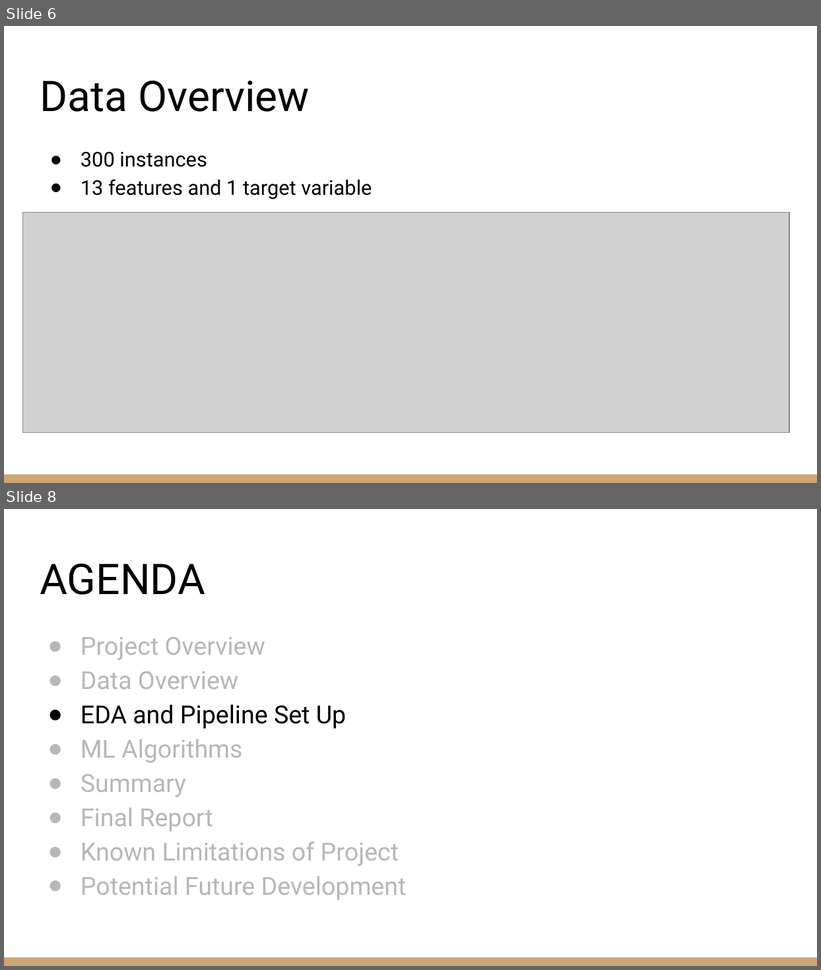
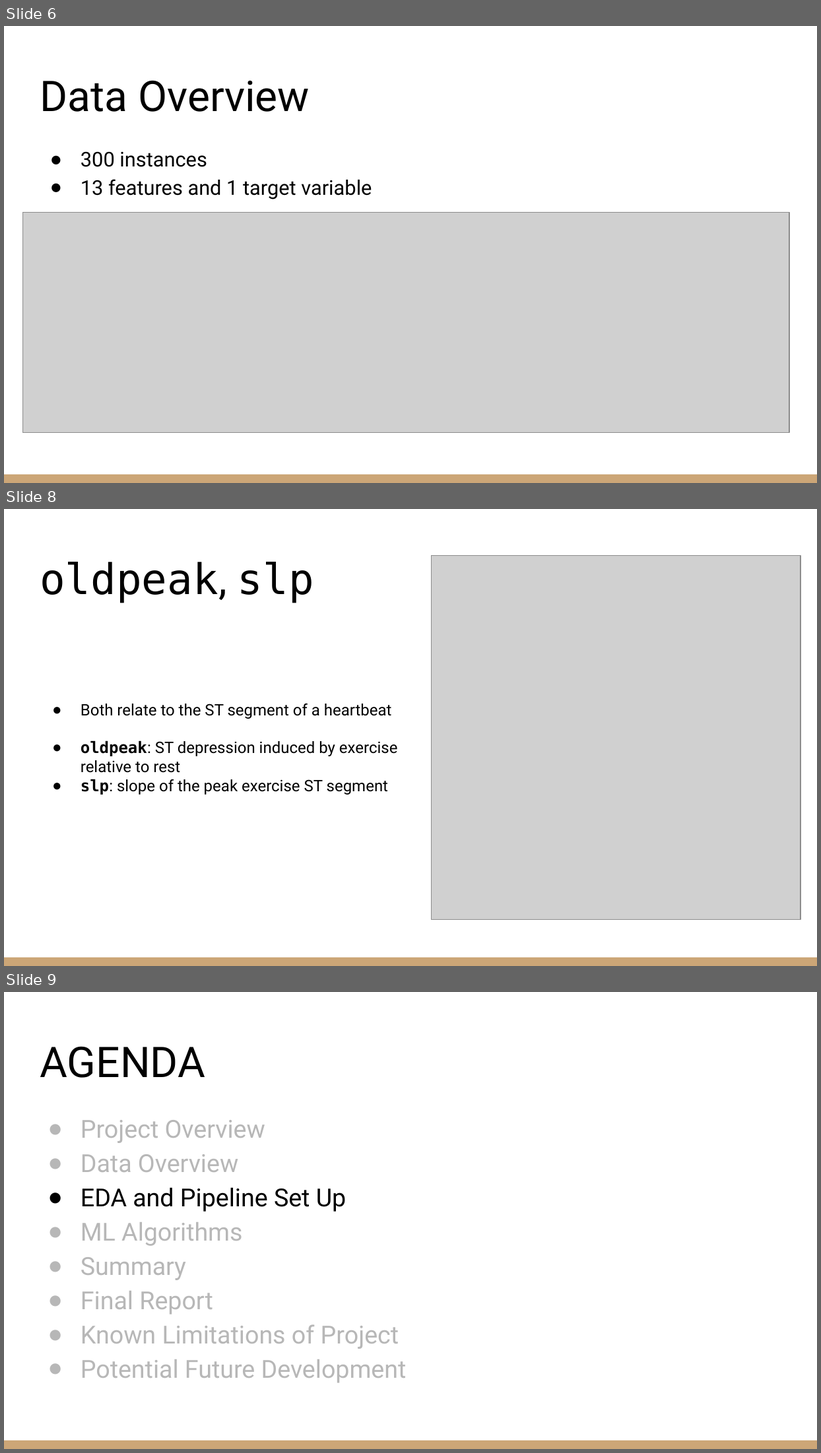
Before and after one commit to zachcarlson/HeartAttackPredictor, a slide deck: documents/DSCI 631 Final Project Presentation.pptx. Shown one above the other, each under a label of ours: slides 6 and 8 before the commit, slides 6, 8 and 9 after it; the slides between them are not shown. The pictures are 821x970 and 821x1453 pixels, drawn with LibreOffice and Linux fonts; fonts in the diff are those of the drawing; grey boxes stand for pictures. Boxes give left, top, right and bottom in pixels: in the first picture for what was removed or moved away, otherwise in the second. Text is boxed around its words. In the diff, an @@ line names an element or a change of style, - is before the commit and + after.

```diff
--- a/documents/DSCI 631 Final Project Presentation.pptx
+++ b/documents/DSCI 631 Final Project Presentation.pptx
@@ slide 8 added at (x1=4, y1=509, x2=817, y2=966), background #FFFFFF; not listed: 1 template element that a slide beside it also shows @@
@@ title added at (x1=40, y1=562, x2=314, y2=603), 37.5 pt, text #000000 @@
+oldpeak, slp
@@ picture added at (x1=432, y1=555, x2=801, y2=920) @@
@@ text added at (x1=81, y1=703, x2=398, y2=795), 14 pt, text #000000 @@
+● Both relate to the ST segment of a heartbeat
+● oldpeak: ST depression induced by exercise relative to rest
+● slp: slope of the peak exercise ST segment
@@ what was slide 8 is now slide 9 @@
```
Also in this commit, not shown: 3 slides changed, 1 other slide added, 1 other file.
